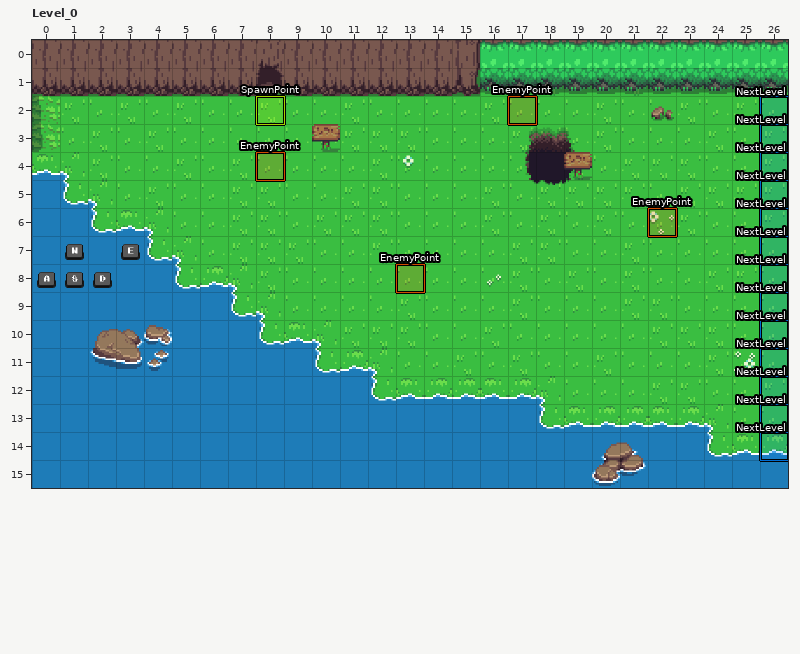
An edit to a level. LDtk project, data/levels/LALevels.ldtk. Above: the version before the commit.
Cells are 48x48 px. Shown: Level_0 x 0..26, y 0..15. The commit also changed other parts of the map, which this record leaves out.
After the commit:
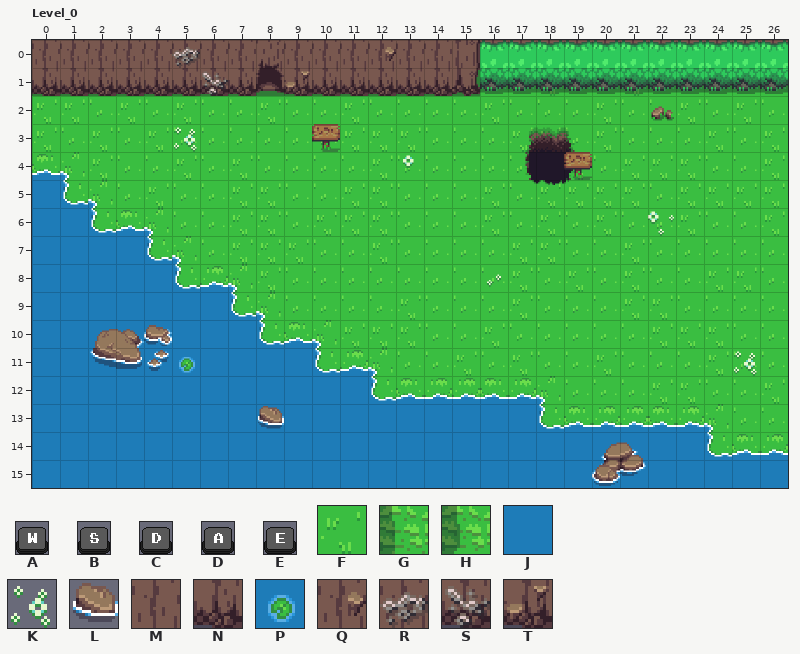
Key: from "Keys": A 0, B 1, C 2, D 3, E 4; from "Tiles": F 0, G 211, H 251, J 283, K 320, L 411, M 525, N 565, P 283 under 2, Q 525 under 520, R 525 under 67, S 565 under 107, T 565 under 481.
_ is an empty cell.
Objects are placed by their top-left corner, in cells (3,4 is the top-left corner of cell 3,4); size is 1x1 cell unless given.
Changes in this commit:
Layer "Tiles":
y 2: x 0 G -> F
y 3: x 0 H -> F
y 11: x 5 J -> P
Layer "Tiles2":
y 0: x 5 M -> R; x 12 M -> Q
y 1: x 6 N -> S; x 9 N -> T
y 3: x 5 _ -> K
y 13: x 8 _ -> L
Layer "Tiles4":
y 7: x 1 A -> _; x 3 E -> _
y 8: x 0..2 DBC -> ___
Layer "Entities" (now hidden):
removed: "NextLevel" rectangle at 26,2
removed: "NextLevel" rectangle at 26,3
removed: "NextLevel" rectangle at 26,4
removed: "NextLevel" rectangle at 26,5
removed: "NextLevel" rectangle at 26,6
removed: "NextLevel" rectangle at 26,7
removed: "NextLevel" rectangle at 26,8
removed: "NextLevel" rectangle at 26,9
removed: "NextLevel" rectangle at 26,10
removed: "NextLevel" rectangle at 26,11
removed: "NextLevel" rectangle at 26,12
removed: "NextLevel" rectangle at 26,13
removed: "SpawnPoint" rectangle at 8,2
removed: "NextLevel" rectangle at 26,14
removed: "EnemyPoint" rectangle at 13,8
removed: "EnemyPoint" rectangle at 22,6
removed: "EnemyPoint" rectangle at 17,2
removed: "EnemyPoint" rectangle at 8,4
